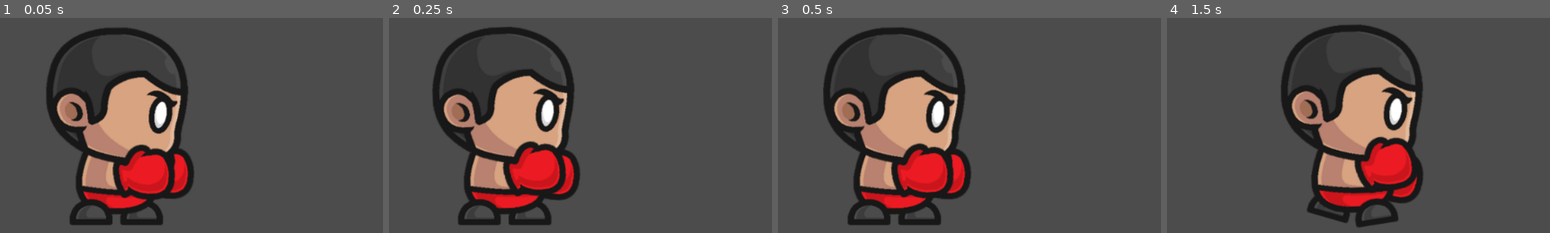
Above: before the commit, frames 1-4 (left to right).
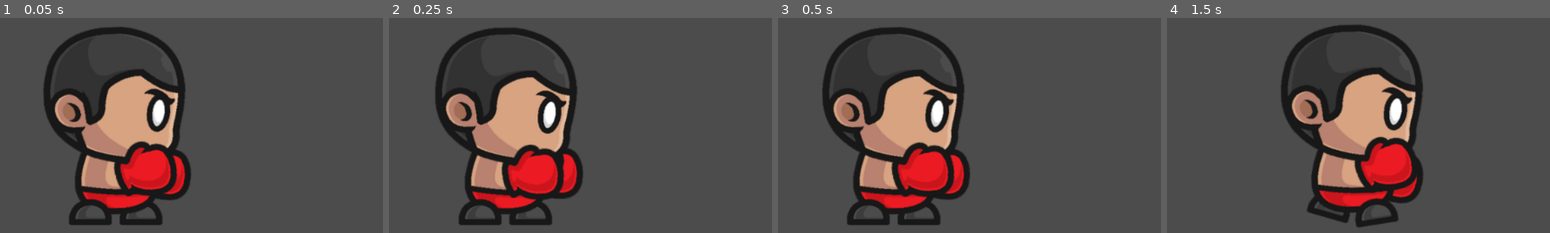
Above: after the commit, the same moments.

Repository: KolegaLiterat/LiteratNaKodach
Game: Godot game, scene res://scenes/Player1.tscn
Two runs of this game, one before a commit and one after it. Both use one fixed random seed, a clock stepped at 60 frames per second and the inputs below.
Inputs:
- Up to frame 1 (0.05 s): no input
- Up to frame 2 (0.25 s): no input
- Up to frame 3 (0.5 s): no input
- Up to frame 4 (1.5 s): hold Right (ui_right) 0.53-1.28 s; hold E (player1block) 0.53-1.28 s; tap W (player1special) at 0.8, 1.35 s; hold Left (ui_left) from 1.28 s (still down)

The runs differ from the first frame. In frame 1, 5.5% of the frame differs, in the area x 11-51%, y 4-96%; in frame 2, 5.5%; in frame 3, 2.2%; in frame 4, nothing differs.

Commit message:
BOKS
player pawn moveset definition

Diff:
--- a/Boks/scenes/Player1.gd
+++ b/Boks/scenes/Player1.gd
@@ -13,7 +13,6 @@
 	if Input.is_action_pressed("ui_right"):
 		position.x += speedMovement
 		$AnimatedSprite.play("walk")
-
 	elif Input.is_action_pressed("ui_left"):
 		position.x -= speedMovement
 		$AnimatedSprite.play("walkBack")
@@ -24,6 +23,10 @@
 		elif hand == 1:
 			hand = 0
 			$AnimatedSprite.play("punchLeft")
+	elif Input.is_action_pressed("player1special"):
+		$AnimatedSprite.play("punchUp")
+	elif Input.is_action_pressed("player1block"):
+		$AnimatedSprite.play("block")
 	else:
 		$AnimatedSprite.play("idle")
 
--- a/Boks/scenes/Player1.tscn
+++ b/Boks/scenes/Player1.tscn
@@ -170,6 +170,7 @@
 position = Vector2( -59.9409, -32.763 )
 frames = SubResource( 1 )
 animation = "idle"
+frame = 5
 playing = true
 _sections_unfolded = [ "Transform", "Visibility" ]
 __meta__ = {
